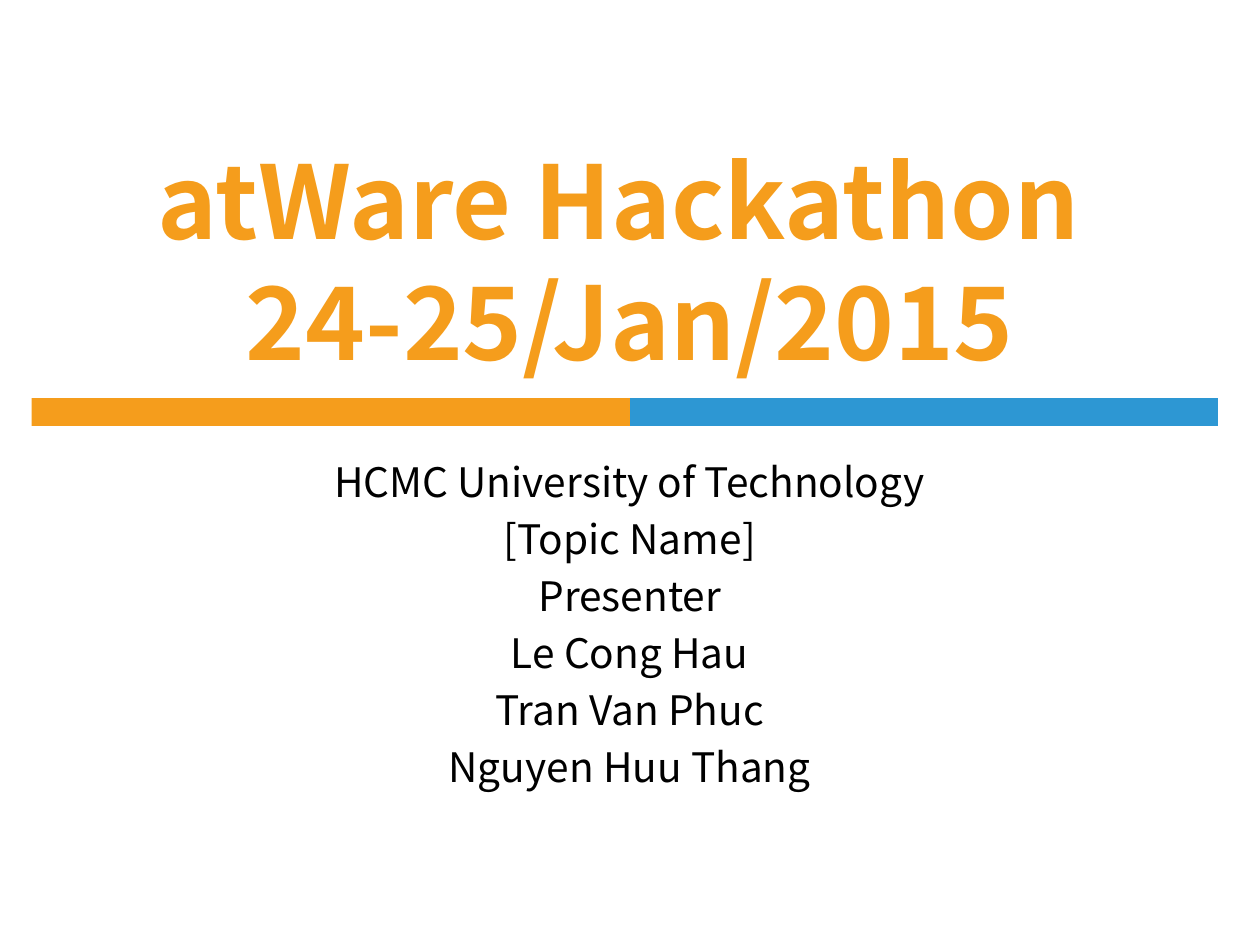
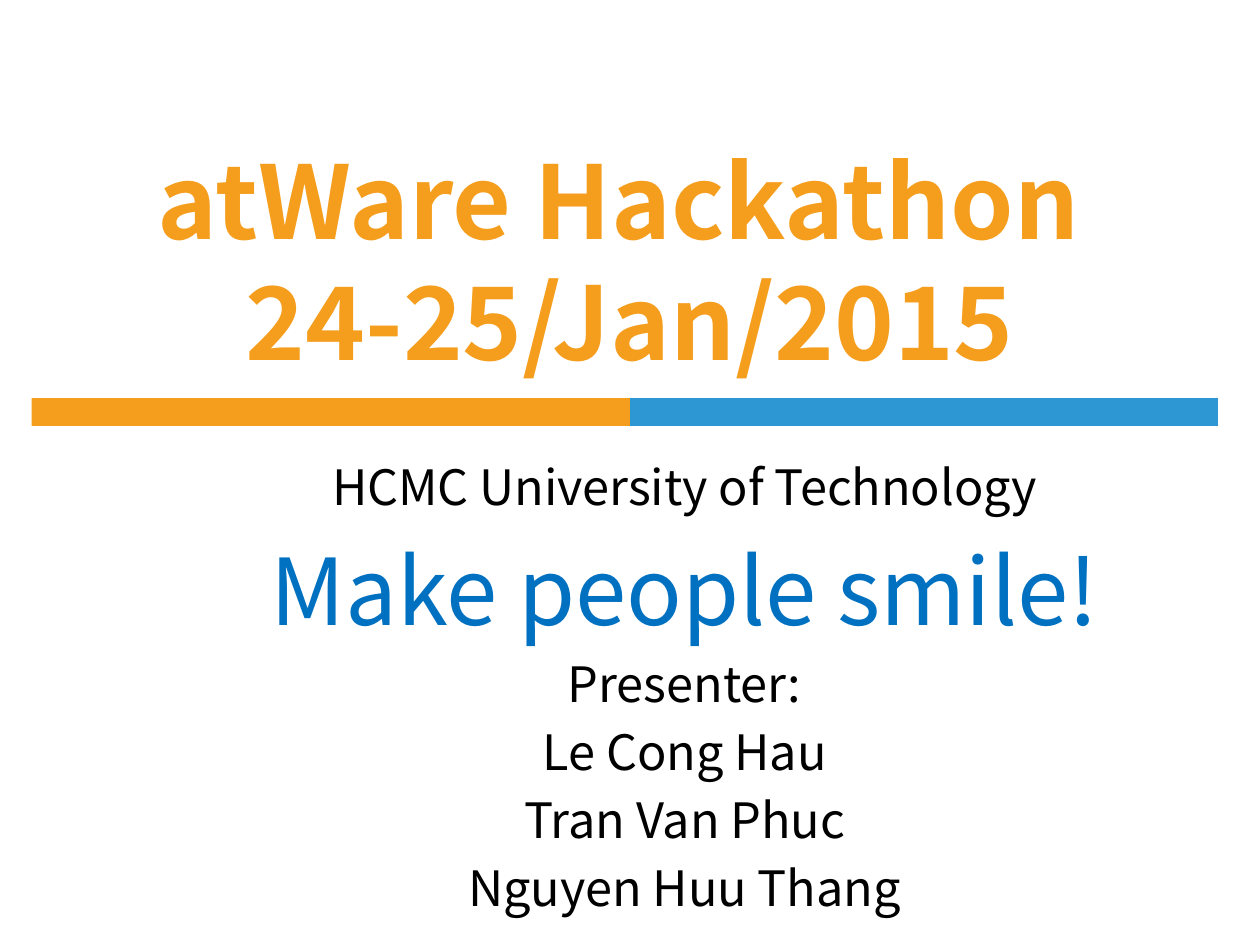
Before and after one commit to huuthang1993/HPT, a slide deck: slide 1 of Document/slide.pptx. Drawn at 1260x945 pixels with LibreOffice and Linux fonts; fonts in the diff are those of the drawing; background and template pictures are left out. Boxes give left, top, right and bottom in pixels: in the first picture for what was removed or moved away, otherwise in the second. Text is boxed around its words. In the diff, an @@ line names an element or a change of style, - is before the commit and + after.

```diff
--- a/Document/slide.pptx
+++ b/Document/slide.pptx
@@ subtitle at bbox=[332, 465, 1037, 918]: size 23.2 to 27.8 pt in "HCMC University of Technology", "Le Cong Hau", "Tran Van Phuc", "Nguyen Huu Thang" @@
@@ subtitle at bbox=[271, 551, 1098, 703]: text changed; size 23.2 to 52.7 pt; text colour #000000 to #0070C0 @@
-[Topic Name]
-Presenter
+Make people smile!
+Presenter:
```
Also in this commit, not shown: 6 slides added, 1 slide removed.
